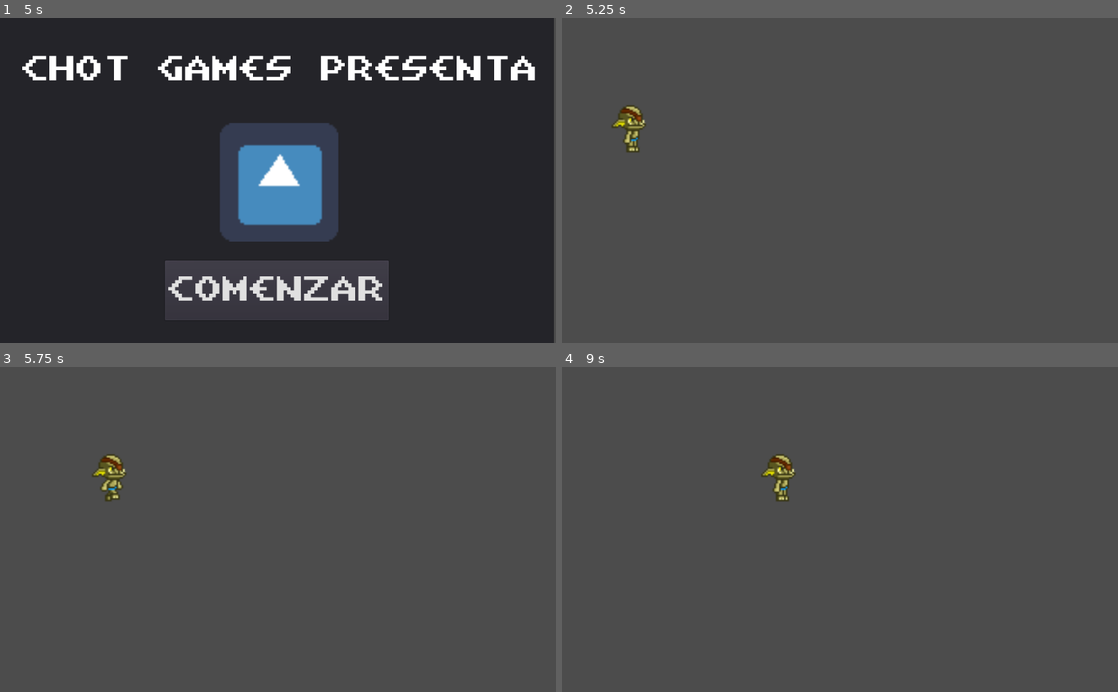
Above: before the commit, frames 1-4 (two rows, left to right).
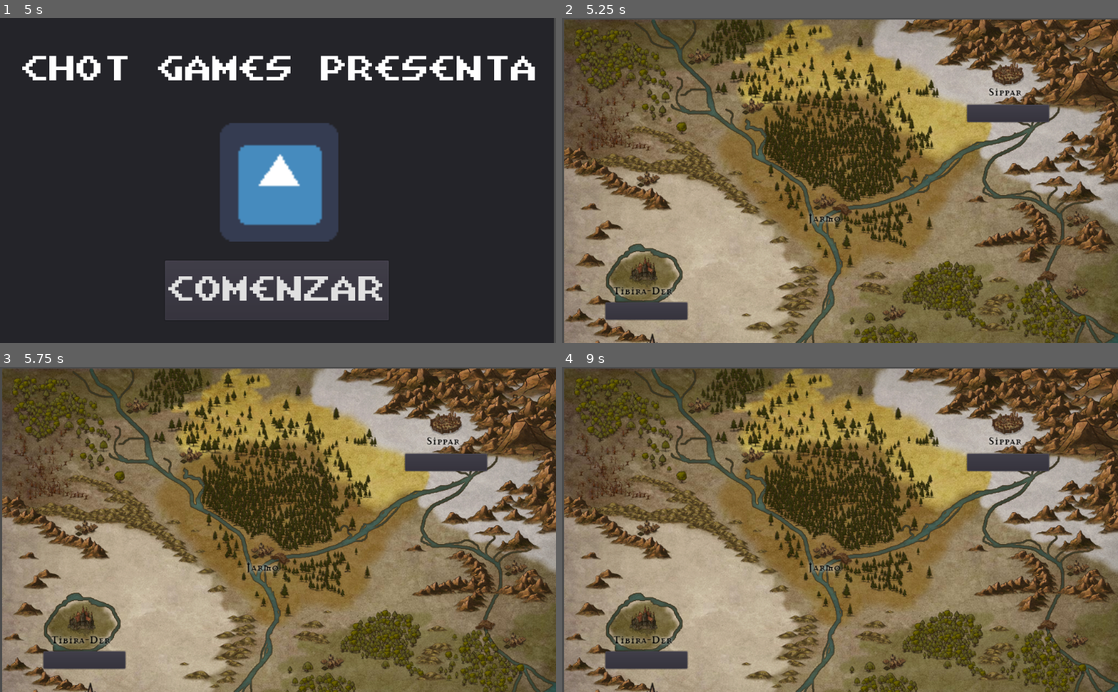
Above: after the commit, the same moments.

Repository: roverem/chot-godot
Game: Godot game, scene res://scenes/Main.tscn
Two runs of this game, one before a commit and one after it. Both use one fixed random seed, a clock stepped at 60 frames per second and the inputs below. Before the commit the project starts from res://Main.tscn. The engine's default icon, where the game draws it, is replaced by a stand-in: a white triangle on a blue panel in a dark square.
Inputs (mouse positions are in pixels of both pictures, inside the frame that each line leads up to):
- Up to frame 1 (5 s): tap Enter at 0.5, 2, 3.5 s; tap Space at 1.25, 2.75, 4.25 s
- Up to frame 2 (5.25 s): click "COMENZAR" at 5 s
- Up to frame 3 (5.75 s): no input
- Up to frame 4 (9 s): click (645, 659) at 5.77 s

Frame 1 is identical in both runs. In frame 2, 94% of the frame differs, in the area x 0-100%, y 0-100%; in frame 3, 94%; in frame 4, 94%.

Commit message:
loop entre mapas asi nomas

Diff:
--- a/game/Main.gd
+++ /dev/null
@@ -1,7 +0,0 @@
-extends Node
-
-export (PackedScene) var Coso
-
-func _ready():
-	var m = Coso.instance()
-	add_child(m)
--- a/game/Main.tscn
+++ /dev/null
@@ -1,8 +0,0 @@
-[gd_scene load_steps=3 format=2]
-
-[ext_resource path="res://Main.gd" type="Script" id=1]
-[ext_resource path="res://game.tscn" type="PackedScene" id=2]
-
-[node name="Main" type="Node"]
-script = ExtResource( 1 )
-Coso = ExtResource( 2 )
--- a/game/first.tscn
+++ /dev/null
@@ -1,6 +0,0 @@
-[gd_scene load_steps=2 format=2]
-
-[ext_resource path="res://first.gd" type="Script" id=1]
-
-[node name="Node2D" type="Node2D"]
-script = ExtResource( 1 )
--- a/game/game.gd
+++ /dev/null
@@ -1,20 +0,0 @@
-extends Node2D
-
-var intro_scene = preload("res://intro.tscn")
-var first_scene = preload("res://first.tscn")
-
-var intro_node
-var first_node
-
-func _ready():
-	intro_node = intro_scene.instance()
-	add_child(intro_node)
-
-	intro_node.get_node("Intro Panel").connect("game_start", self, "_on_game_start")
-
-
-func _on_game_start():
-	intro_node.queue_free()
-
-	first_node = first_scene.instance()
-	add_child(first_node)
--- a/game/game.tscn
+++ /dev/null
@@ -1,6 +0,0 @@
-[gd_scene load_steps=2 format=2]
-
-[ext_resource path="res://game.gd" type="Script" id=1]
-
-[node name="GAME" type="Node2D"]
-script = ExtResource( 1 )
--- a/game/project.godot
+++ b/game/project.godot
@@ -16,7 +16,7 @@
 [application]
 
 config/name="game"
-run/main_scene="res://Main.tscn"
+run/main_scene="res://scenes/Main.tscn"
 config/icon="res://icon.png"
 
 [rendering]
--- /dev/null
+++ b/game/scenes/Level.gd
@@ -0,0 +1,27 @@
+extends Node2D
+
+export (PackedScene) var map_A
+export (PackedScene) var map_B
+
+signal map_button_A_pressed
+signal map_button_B_pressed
+
+var backgrounds
+
+func _ready():
+	backgrounds = [map_A, map_B]
+
+	#DEBERIA LLEGAR ESTE DATO DEL MAIN
+	var i = 0
+	var b = backgrounds[i].instance()
+	add_child(b)
+
+	b.get_node("Button_A").connect("pressed", self, "_on_button_A_pressed")
+	b.get_node("Button_B").connect("pressed", self, "_on_button_B_pressed")
+
+
+func _on_button_A_pressed():
+	emit_signal("map_button_A_pressed")
+
+func _on_button_B_pressed():
+	emit_signal("map_button_B_pressed")
--- /dev/null
+++ b/game/scenes/Level.tscn
@@ -0,0 +1,10 @@
+[gd_scene load_steps=4 format=2]
+
+[ext_resource path="res://scenes/Level.gd" type="Script" id=1]
+[ext_resource path="res://scenes/Map_A.tscn" type="PackedScene" id=2]
+[ext_resource path="res://scenes/Map_B.tscn" type="PackedScene" id=3]
+
+[node name="Level" type="Node2D"]
+script = ExtResource( 1 )
+map_A = ExtResource( 2 )
+map_B = ExtResource( 3 )
--- /dev/null
+++ b/game/scenes/Main.gd
@@ -0,0 +1,55 @@
+extends Node
+
+export (PackedScene) var Intro
+export (PackedScene) var Map
+export (PackedScene) var Level
+
+var intro_scene
+var map_scene
+var level_scene
+
+func _ready():
+	intro_scene = Intro.instance()
+	add_child(intro_scene)
+
+	intro_scene.get_node("Intro Panel").connect("game_start", self, "_on_game_start")
+
+
+func _on_game_start():
+	intro_scene.queue_free()
+
+	map_scene = Map.instance()
+	add_child(map_scene)
+
+	map_scene.connect("map_button_A_pressed", self, "_on_map_button_A_pressed")
+	map_scene.connect("map_button_B_pressed", self, "_on_map_button_B_pressed")
+
+
+
+func _on_map_button_A_pressed():
+	map_scene.queue_free()
+
+	level_scene = Level.instance()
+	add_child(level_scene)
+
+	level_scene.connect("game_start_2", self, "_on_game_start_2")
+
+
+func _on_map_button_B_pressed():
+	map_scene.queue_free()
+
+	level_scene = Level.instance()
+	add_child(level_scene)
+
+	level_scene.connect("game_start_2", self, "_on_game_start_2")
+
+
+
+func _on_game_start_2():
+	level_scene.queue_free()
+
+	map_scene = Map.instance()
+	add_child(map_scene)
+
+	map_scene.connect("map_button_A_pressed", self, "_on_map_button_A_pressed")
+	map_scene.connect("map_button_B_pressed", self, "_on_map_button_B_pressed")
--- /dev/null
+++ b/game/scenes/Main.tscn
@@ -0,0 +1,12 @@
+[gd_scene load_steps=5 format=2]
+
+[ext_resource path="res://scenes/Main.gd" type="Script" id=1]
+[ext_resource path="res://scenes/intro.tscn" type="PackedScene" id=2]
+[ext_resource path="res://scenes/Level.tscn" type="PackedScene" id=3]
+[ext_resource path="res://scenes/first.tscn" type="PackedScene" id=4]
+
+[node name="Main" type="Node"]
+script = ExtResource( 1 )
+Intro = ExtResource( 2 )
+Map = ExtResource( 3 )
+Level = ExtResource( 4 )
--- /dev/null
+++ b/game/scenes/Map_A.tscn
@@ -0,0 +1,21 @@
+[gd_scene load_steps=2 format=2]
+
+[ext_resource path="res://assets/sprites/map_A.jpg" type="Texture" id=1]
+
+[node name="Map" type="Node2D"]
+
+[node name="asset" type="Sprite" parent="."]
+position = Vector2( 516.09, 387.067 )
+texture = ExtResource( 1 )
+
+[node name="Button_A" type="Button" parent="."]
+margin_left = 79.7146
+margin_top = 525.095
+margin_right = 230.715
+margin_bottom = 557.095
+
+[node name="Button_B" type="Button" parent="."]
+margin_left = 746.142
+margin_top = 160.098
+margin_right = 897.142
+margin_bottom = 192.098
--- /dev/null
+++ b/game/scenes/Map_B.tscn
@@ -0,0 +1,21 @@
+[gd_scene load_steps=2 format=2]
+
+[ext_resource path="res://assets/sprites/map_B.jpg" type="Texture" id=1]
+
+[node name="Map" type="Node2D"]
+
+[node name="asset" type="Sprite" parent="."]
+position = Vector2( 516.378, 391.161 )
+texture = ExtResource( 1 )
+
+[node name="Button_A" type="Button" parent="."]
+margin_left = 844.442
+margin_top = 294.213
+margin_right = 927.442
+margin_bottom = 314.213
+
+[node name="Button_B" type="Button" parent="."]
+margin_left = 176.452
+margin_top = 592.508
+margin_right = 251.452
+margin_bottom = 612.508
--- a/game/first.gd
+++ b/game/scenes/first.gd
@@ -1,6 +1,8 @@
 extends Node2D
 
-var player_scene = preload("res://Player.tscn")
+signal game_start_2
+
+var player_scene = preload("res://scenes/Player.tscn")
 var player
 
 func _ready():
@@ -19,3 +21,9 @@
 		if player.position.x < 403:
 			player.position.x = 403
 			player.get_node("AnimatedSprite").play("shoot")
+
+			$Timer.connect("timeout", self, "_on_Timer_timeout")
+			$Timer.start()
+
+func _on_Timer_timeout():
+	emit_signal("game_start_2")
--- /dev/null
+++ b/game/scenes/first.tscn
@@ -0,0 +1,8 @@
+[gd_scene load_steps=2 format=2]
+
+[ext_resource path="res://scenes/first.gd" type="Script" id=1]
+
+[node name="Node2D" type="Node2D"]
+script = ExtResource( 1 )
+
+[node name="Timer" type="Timer" parent="."]
--- a/game/intro.tscn
+++ b/game/scenes/intro.tscn
@@ -1,6 +1,6 @@
 [gd_scene load_steps=4 format=2]
 
-[ext_resource path="res://Intro Panel.gd" type="Script" id=1]
+[ext_resource path="res://scenes/intro.gd" type="Script" id=1]
 [ext_resource path="res://assets/fonts/Minotaur 8x8 Monospaced.tres" type="DynamicFont" id=2]
 [ext_resource path="res://icon.png" type="Texture" id=3]
 
Binary file added: game/assets/sprites/map_A.jpg
Not shown, added: game/assets/sprites/map_A.jpg.import
Binary file added: game/assets/sprites/map_B.jpg
Not shown, changed: game/assets/sprites/map_B.jpg.import
Binary file removed: game/goblin.png
Renamed: game/Player.tscn -> game/scenes/Player.tscn
Renamed: game/Intro Panel.gd -> game/scenes/intro.gd
